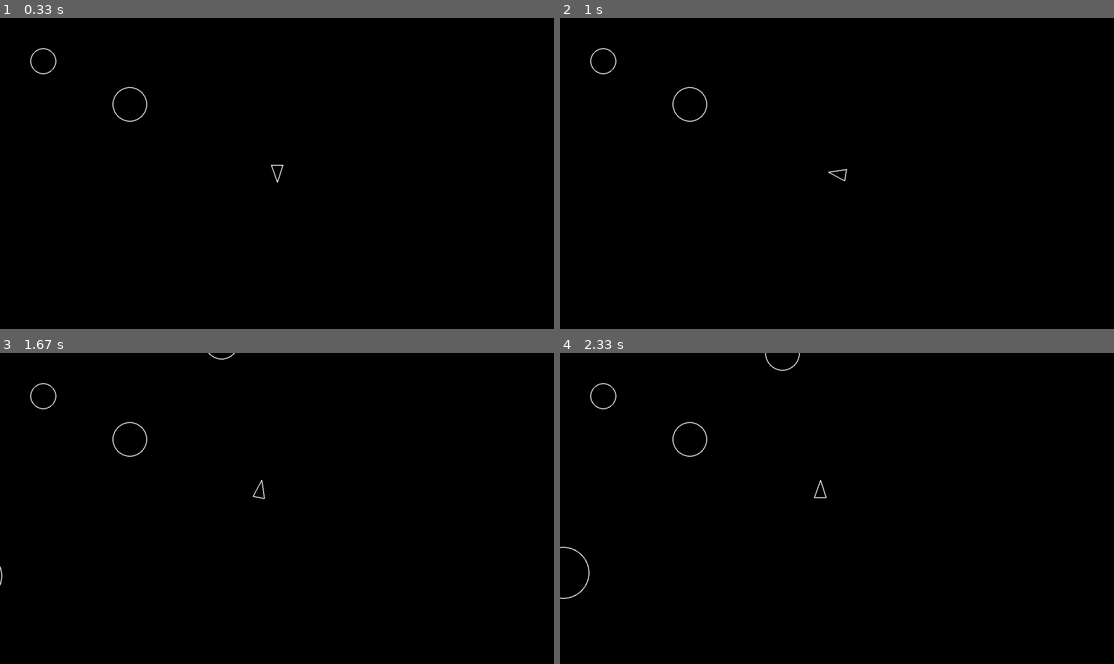
Above: before the commit, frames 1-4 (two rows, left to right).
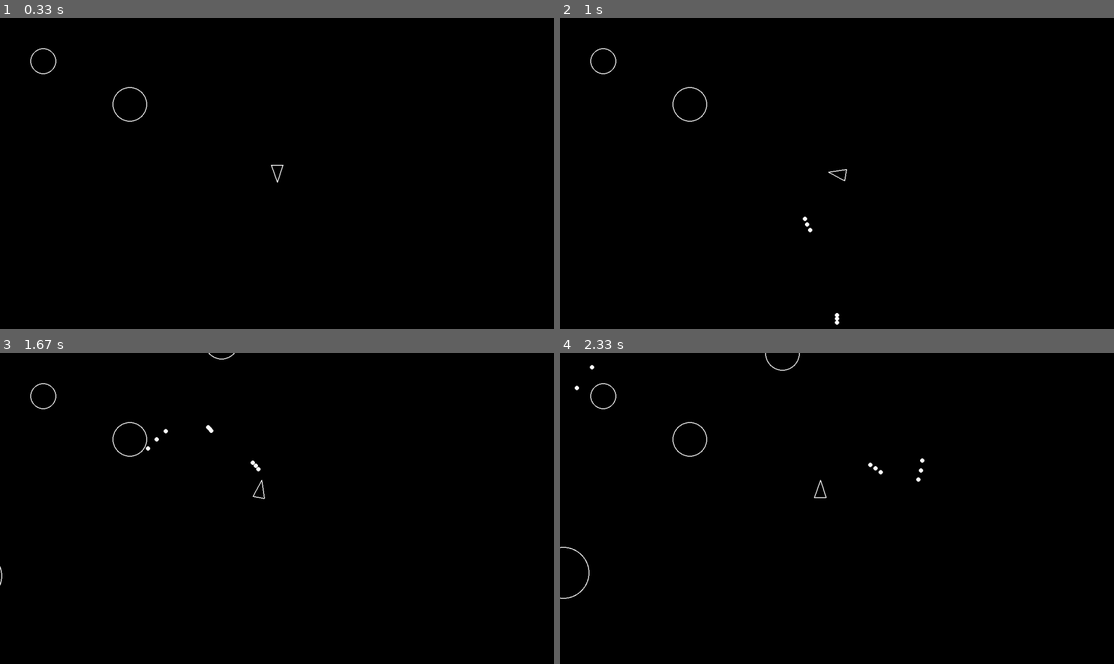
Above: after the commit, the same moments.

Repository: racbdlovr/project-pygame
Game: pygame game, started from main.py
The game is run twice, just before and just after one commit, with the same random seed, the same clock (stepped at 60 frames per second) and the same inputs.
Inputs:
- Up to frame 1 (0.33 s): no input
- Up to frame 2 (1 s): tap Space at 0.33, 0.73 s; hold D from 0.67 s (still down)
- Up to frame 3 (1.67 s): tap Space at 1.03, 1.23, 1.57 s; release D at 1.13 s; hold W 1.17-1.47 s; hold D from 1.5 s (still down)
- Up to frame 4 (2.33 s): tap Space at 1.87, 2.07 s; release D at 1.97 s; hold A from 2 s (still down)

Frame 1 is identical in both runs. In frame 2, less than 0.1% of the frame differs, in the area x 43-51%, y 63-99%; in frame 3, less than 0.1%; in frame 4, less than 0.1%, in the area x 2-66%, y 3-42%.

Commit message:
I: Added shot object and shooting logic

Diff:
--- a/constants.py
+++ b/constants.py
@@ -8,3 +8,5 @@
 PLAYER_RADIUS = 20
 PLAYER_TURN_SPEED = 300  # pixels per second
 PLAYER_SPEED = 200  # pixels per second
+SHOT_RADIUS = 5
+PLAYER_SHOOT_SPEED = 500
--- a/main.py
+++ b/main.py
@@ -4,6 +4,7 @@
 from player import Player
 from asteroid import Asteroid
 from asteroidfield import AsteroidField
+from shot import Shot
 import sys
 # Main function to run the game
 def main():
@@ -17,12 +18,16 @@
     updatables = pygame.sprite.Group()
     drawables = pygame.sprite.Group()
     asteroids = pygame.sprite.Group()
+    shots = pygame.sprite.Group()
 
     # Create a Player and assign to groups
     player = Player(SCREEN_WIDTH / 2, SCREEN_HEIGHT / 2)
     Player.containers = [updatables, drawables]
     updatables.add(player)
     drawables.add(player)
+
+    Shot.containers = [shots, updatables, drawables]
+
 
 
 
--- a/player.py
+++ b/player.py
@@ -1,6 +1,13 @@
 import pygame
 from circleshape import CircleShape
 from constants import *
+from shot import Shot
+# Player class inherits from CircleShape
+# Represents the player in the game
+# It has a position, velocity, radius, and rotation
+# It can draw itself as a triangle and move or rotate based on user input
+# It can also shoot shots
+# The player is a circular shape with a defined radius
 
 class Player(CircleShape):
     def __init__(self, x, y):
@@ -32,6 +39,9 @@
             self.move(dt)
         if keys[pygame.K_s]:
             self.move(-dt)
+        if keys[pygame.K_SPACE]:
+            self.shoot()
+
 
     def move(self, dt):
         forward = pygame.Vector2(0, 1).rotate(self.rotation)
@@ -48,41 +58,8 @@
         elif self.position.y > SCREEN_HEIGHT - self.radius:
             self.position.y = SCREEN_HEIGHT - self.radius
 
-
-
-
-
-''' Save this for later
-    def draw(self, screen):
-        pygame.draw.circle(screen, (0, 255, 0), (int(self.position.x), int(self.position.y)), self.radius)
-
-    def update(self, dt):
-        keys = pygame.key.get_pressed()
-        if keys[pygame.K_LEFT]:
-            self.velocity.x = -self.speed
-        elif keys[pygame.K_RIGHT]:
-            self.velocity.x = self.speed
-        else:
-            self.velocity.x = 0
-
-        if keys[pygame.K_UP]:
-            self.velocity.y = -self.speed
-        elif keys[pygame.K_DOWN]:
-            self.velocity.y = self.speed
-        else:
-            self.velocity.y = 0
-
-        # Update position based on velocity and delta time
-        self.position += self.velocity * dt
-
-        # Keep player within screen bounds
-        if self.position.x < self.radius:
-            self.position.x = self.radius
-        elif self.position.x > SCREEN_WIDTH - self.radius:
-            self.position.x = SCREEN_WIDTH - self.radius
-
-        if self.position.y < self.radius:
-            self.position.y = self.radius
-        elif self.position.y > SCREEN_HEIGHT - self.radius:
-            self.position.y = SCREEN_HEIGHT - self.radius
-            '''
+    def shoot(self):
+        forward = pygame.Vector2(0, 1).rotate(self.rotation)
+        shot_velocity = forward * PLAYER_SHOOT_SPEED
+        shot_position = self.position + forward * self.radius
+        return Shot(shot_position.x, shot_position.y, shot_velocity)
--- /dev/null
+++ b/shot.py
@@ -0,0 +1,14 @@
+import pygame
+from circleshape import CircleShape  # Base class for circular shapes
+from constants import SHOT_RADIUS
+
+class Shot(CircleShape):
+    def __init__(self, x, y, direction_vector):
+        super().__init__(x, y, SHOT_RADIUS)
+        self.velocity = direction_vector
+
+    def update(self, dt):
+        self.position += self.velocity * dt
+
+    def draw(self, screen):
+        pygame.draw.circle(screen, "white", self.position, self.radius)
